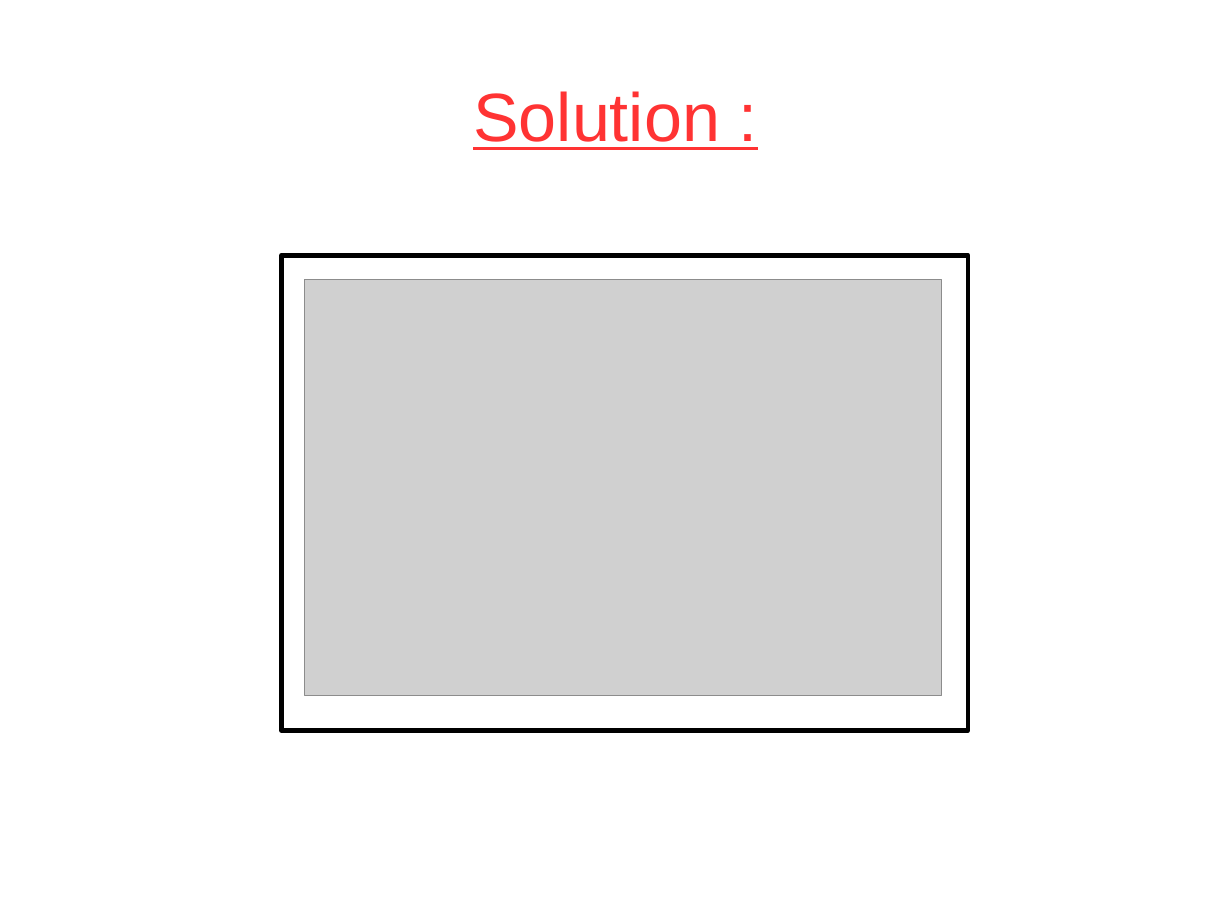
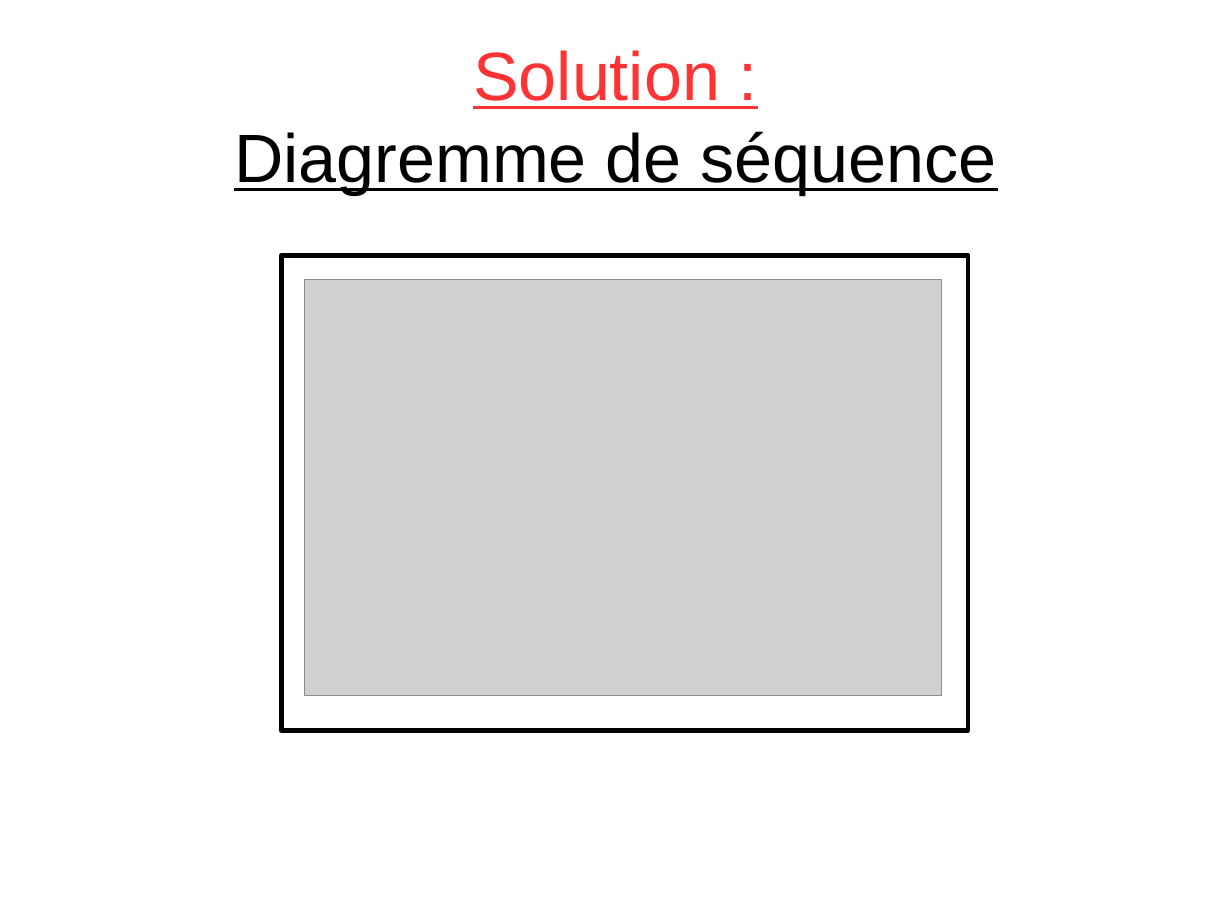
Before and after one commit to lesliesam96/Projet-STI2D, a slide deck: slide 4 of hugo/Diapo.odp. Drawn at 1232x924 pixels with LibreOffice and Linux fonts; fonts in the diff are those of the drawing; grey boxes stand for pictures. Boxes give left, top, right and bottom in pixels: in the first picture for what was removed or moved away, otherwise in the second. Text is boxed around its words. In the diff, an @@ line names an element or a change of style, - is before the commit and + after.

```diff
--- a/hugo/Diapo.odp
+++ b/hugo/Diapo.odp
@@ title at [234,50,997,194]: text changed; text colour #FF3333 to #000000 @@
-Solution :
+Solution :
+Diagremme de séquence
```
Also in this commit, not shown: 3 other slides changed.
